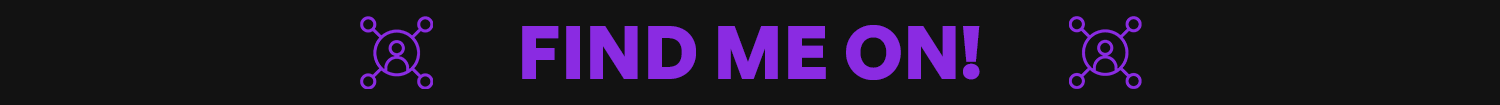
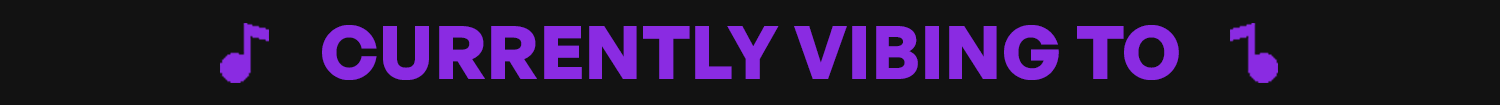
Comparing the layer stacks of the two 1500x105 images. Changes:
added layer "music copy" above "music" over [1230, 23, 1278, 83]
added layer "music" above "connect copy 2" over [220, 23, 269, 83]
hid "connect copy 2" over [360, 16, 433, 89]
hid "connect copy" over [1069, 16, 1142, 89]
renamed "FIND ME ON!" to "Currently vibing to", painted on it over [322, 25, 1179, 80]
